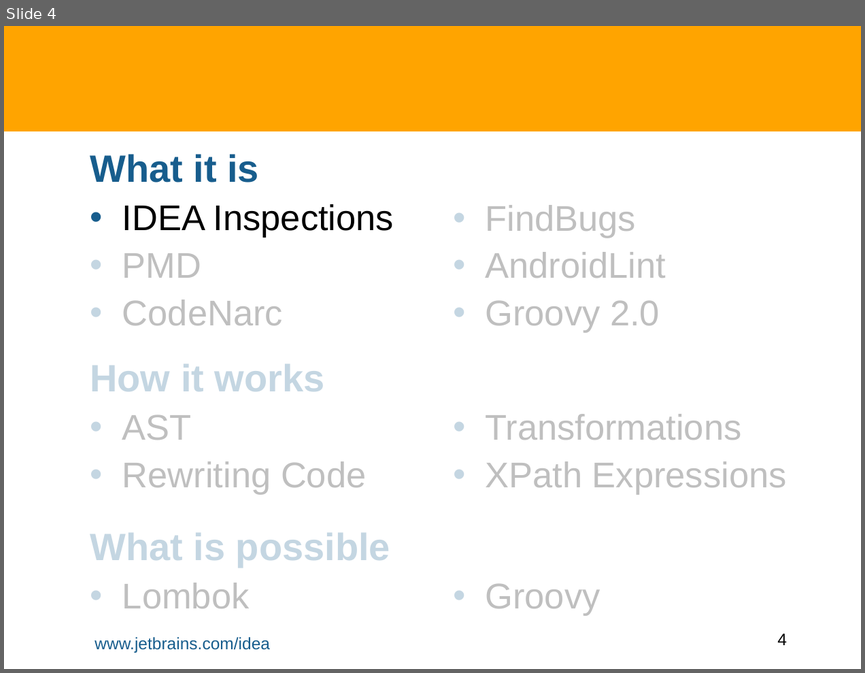
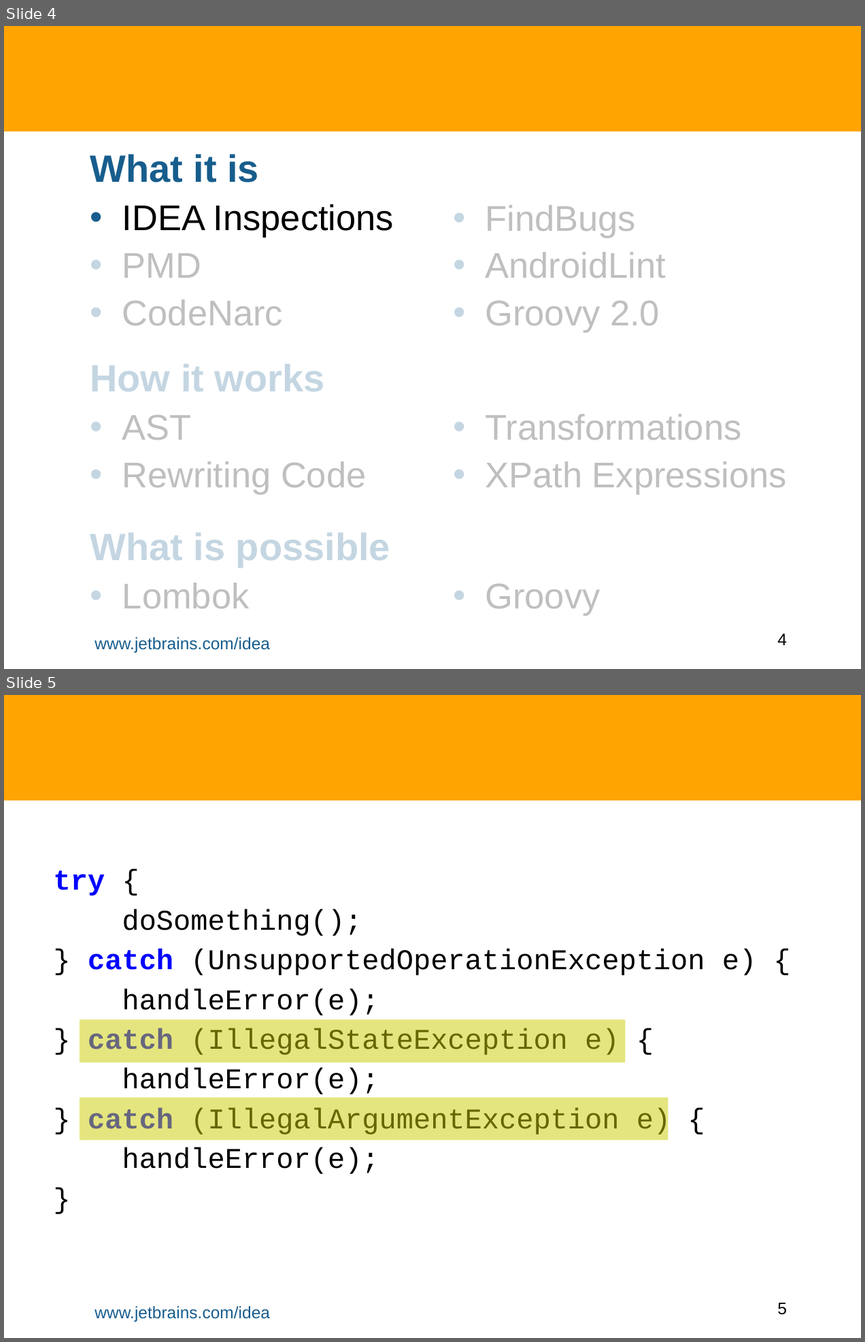
Before and after one commit to HamletDRC/presentations, a slide deck: staticanalysis/StaticAnalysisAndASTTransforms.odp. Shown one above the other, each under a label of ours: slide 4 before the commit, slides 4 and 5 after it. The pictures are 865x673 and 865x1342 pixels, drawn with LibreOffice and Linux fonts; fonts in the diff are those of the drawing; background and template pictures are left out. Boxes give left, top, right and bottom in pixels: in the first picture for what was removed or moved away, otherwise in the second. Text is boxed around its words. In the diff, an @@ line names an element or a change of style, - is before the commit and + after.

```diff
--- a/staticanalysis/StaticAnalysisAndASTTransforms.odp
+++ b/staticanalysis/StaticAnalysisAndASTTransforms.odp
@@ slide 5 added at [4,695,861,1338], background #FFFFFF; not listed: 3 template elements that a slide beside it also shows @@
@@ subtitle added at [54,870,756,1174], 24 pt, text #000000 @@
+try {
+doSomething();
+} catch (UnsupportedOperationException e) {
+handleError(e);
+} catch (IllegalStateException e) {
+handleError(e);
+} catch (IllegalArgumentException e) {
+handleError(e);
+}
@@ rectangle added at [79,1020,626,1063], fill #CCCC00 at 50% opacity @@
@@ rectangle added at [79,1097,668,1140], fill #CCCC00 at 50% opacity @@
```
Also in this commit, not shown: 6 slides changed, 16 other slides added, 2 slides removed, 8 other files.
